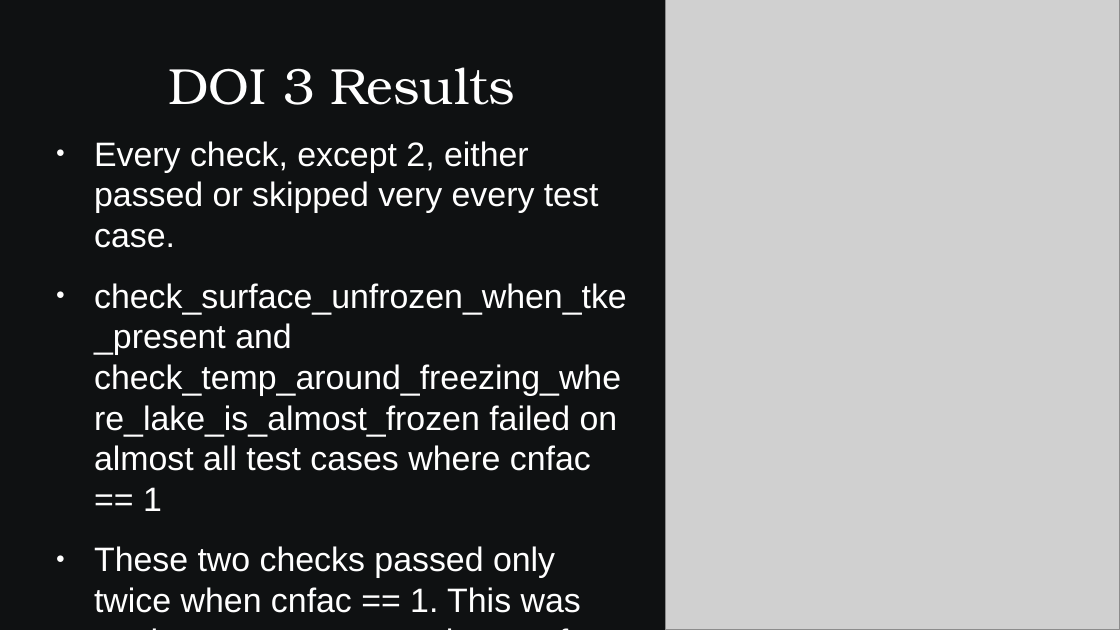
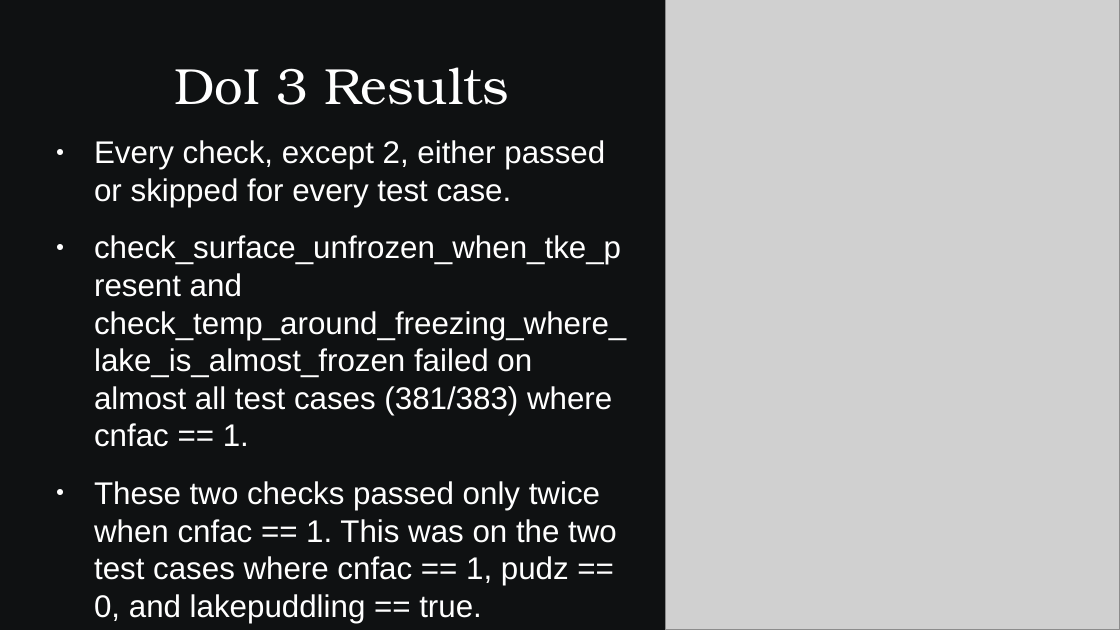
Before and after one commit to SamAllen06/lake_temp_work, a slide deck: slide 44 of documentation/for_collaborators/AnalysisOverview.pptx (slide 46 before the commit). Drawn at 1120x630 pixels with LibreOffice and Linux fonts; fonts in the diff are those of the drawing; grey boxes stand for pictures. Boxes give left, top, right and bottom in pixels: in the first picture for what was removed or moved away, otherwise in the second. Text is boxed around its words. In the diff, an @@ line names an element or a change of style, - is before the commit and + after.

Commit message:
Update slides
Update mathematical representation of checks

```diff
--- a/documentation/for_collaborators/AnalysisOverview.pptx
+++ b/documentation/for_collaborators/AnalysisOverview.pptx
@@ title at (174, 67, 509, 105): text changed @@
-DOI 3 Results
+DoI 3 Results
@@ text at (94, 140, 626, 623): text changed; size 24 to 22.2 pt @@
-● Every check, except 2, either passed or skipped very every test case.
-● check_surface_unfrozen_when_tke_present and check_temp_around_freezing_where_lake_is_almost_frozen failed on almost all test cases where cnfac == 1
-● These two checks passed only twice when cnfac == 1. This was on the two test cases where cnfac == 1, pudz == 0, and lakepuddling == 1 == true
+● Every check, except 2, either passed or skipped for every test case.
+● check_surface_unfrozen_when_tke_present and check_temp_around_freezing_where_lake_is_almost_frozen failed on almost all test cases (381/383) where cnfac == 1.
+● These two checks passed only twice when cnfac == 1. This was on the two test cases where cnfac == 1, pudz == 0, and lakepuddling == true.
```
Also in this commit, not shown: 17 other slides changed, 2 slides removed, 3 other files.
